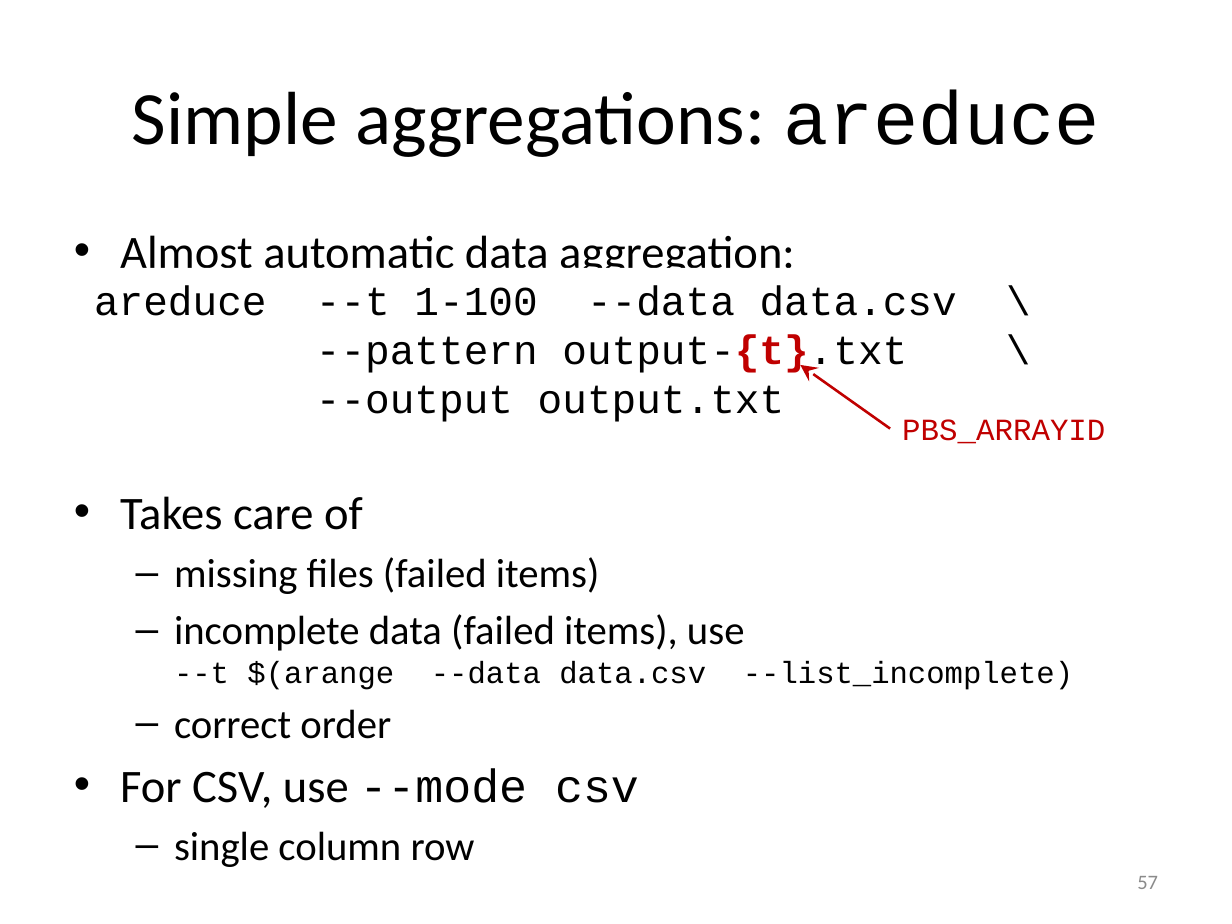
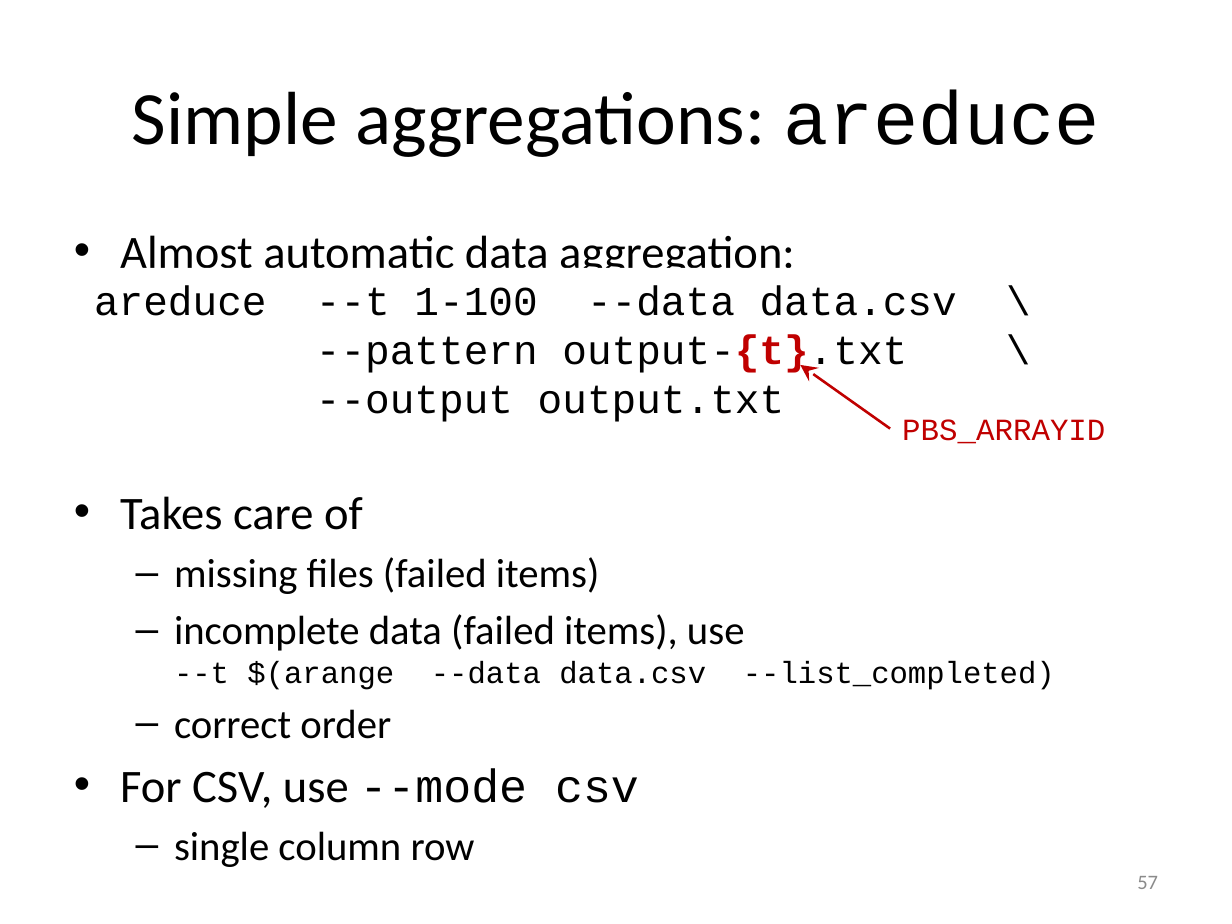
Before and after one commit to gjbex/training-material, a slide deck: slide 57 of Misc/worker_atools.pptx. Drawn at 1232x924 pixels with LibreOffice and Linux fonts; fonts in the diff are those of the drawing. Boxes give left, top, right and bottom in pixels: in the first picture for what was removed or moved away, otherwise in the second. Text is boxed around its words. In the diff, an @@ line names an element or a change of style, - is before the commit and + after.

Commit message:
Fix typo

```diff
--- a/Misc/worker_atools.pptx
+++ b/Misc/worker_atools.pptx
@@ text at (174,614,1055,690): text changed @@
-  – incomplete data (failed items), use
-    --t $(arange --data data.csv --list_incomplete)
+  – incomplete data (failed items), use
+    --t $(arange --data data.csv --list_completed)
```
Also in this commit, not shown: 1 other slide changed.
